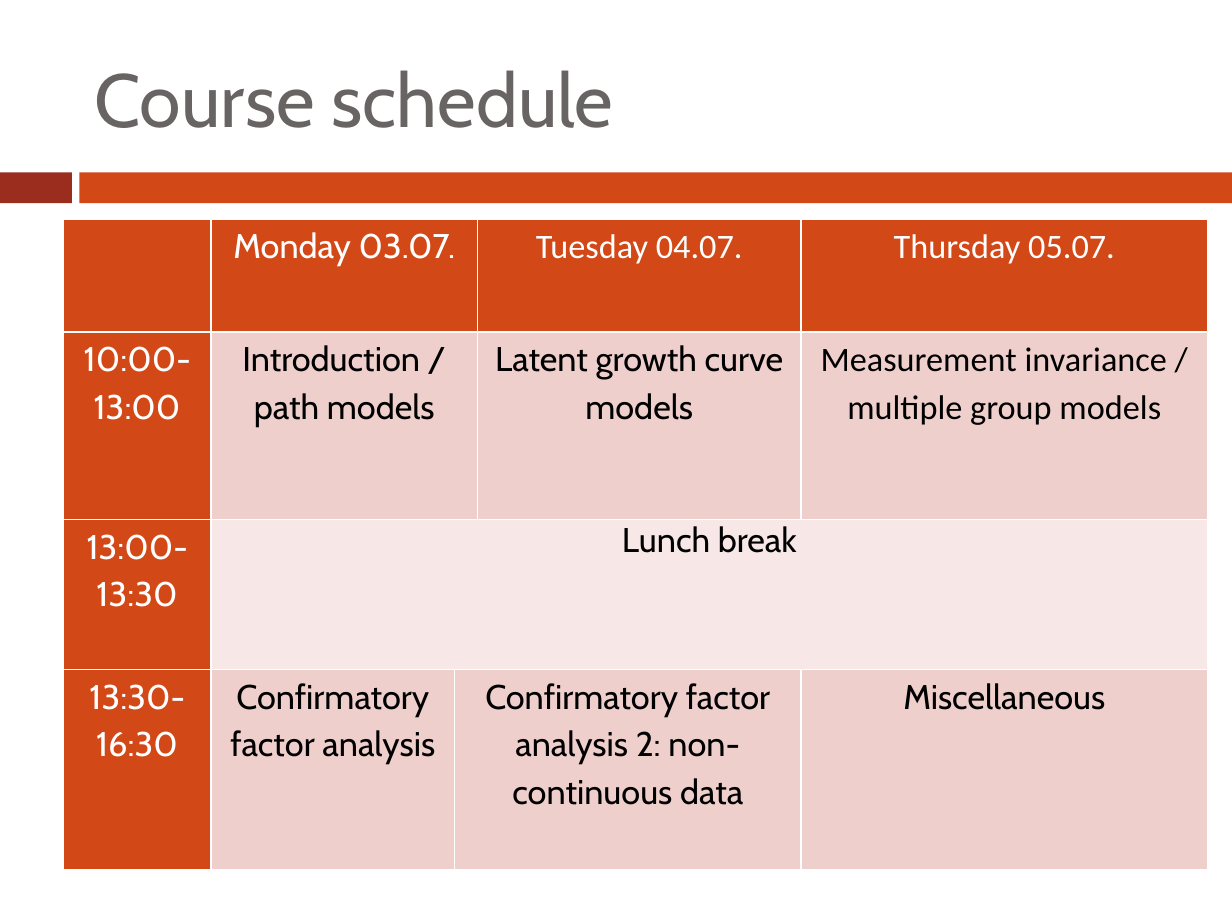
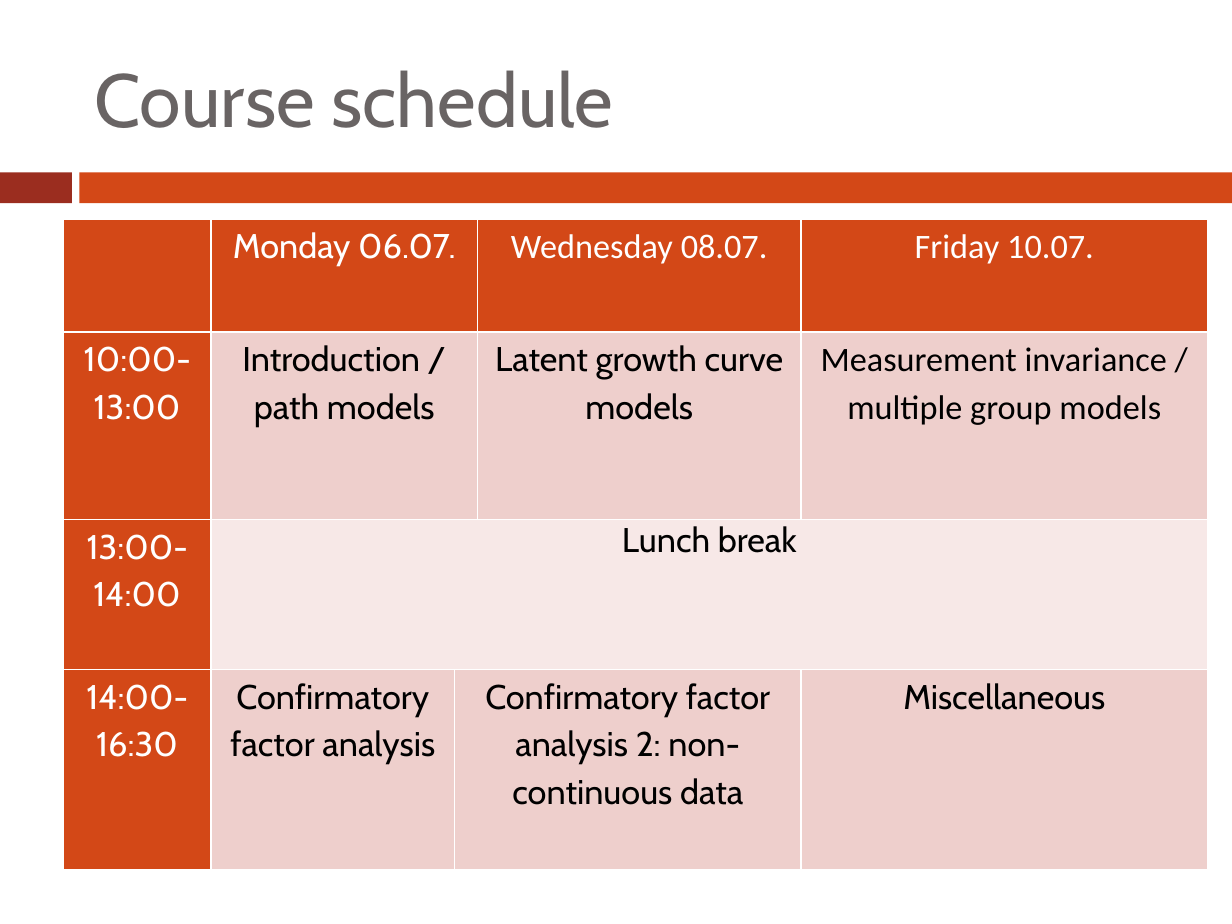
Before and after one commit to marjoleinF/LVMbasic, a slide deck: slide 4 of 01_intro/LVM session 1.pptx. Drawn at 1232x924 pixels with LibreOffice and Linux fonts; fonts in the diff are those of the drawing. Boxes give left, top, right and bottom in pixels: in the first picture for what was removed or moved away, otherwise in the second. Text is boxed around its words. In the diff, an @@ line names an element or a change of style, - is before the commit and + after.

```diff
--- a/01_intro/LVM session 1.pptx
+++ b/01_intro/LVM session 1.pptx
@@ table at <box>63,219,1209,870</box> @@
-row 1:  | Monday 03.07. |  | Tuesday 04.07. | Thursday 05.07.
+row 1:  | Monday 06.07. |  | Wednesday 08.07. | Friday 10.07.
-row 3, column 1: 13:00-13:30
+row 3, column 1: 13:00-14:00
-row 4, column 1: 13:30-16:30
+row 4, column 1: 14:00-16:30
```
Also in this commit, not shown: 2 other slides changed, 1 slide removed, 5 other files.
